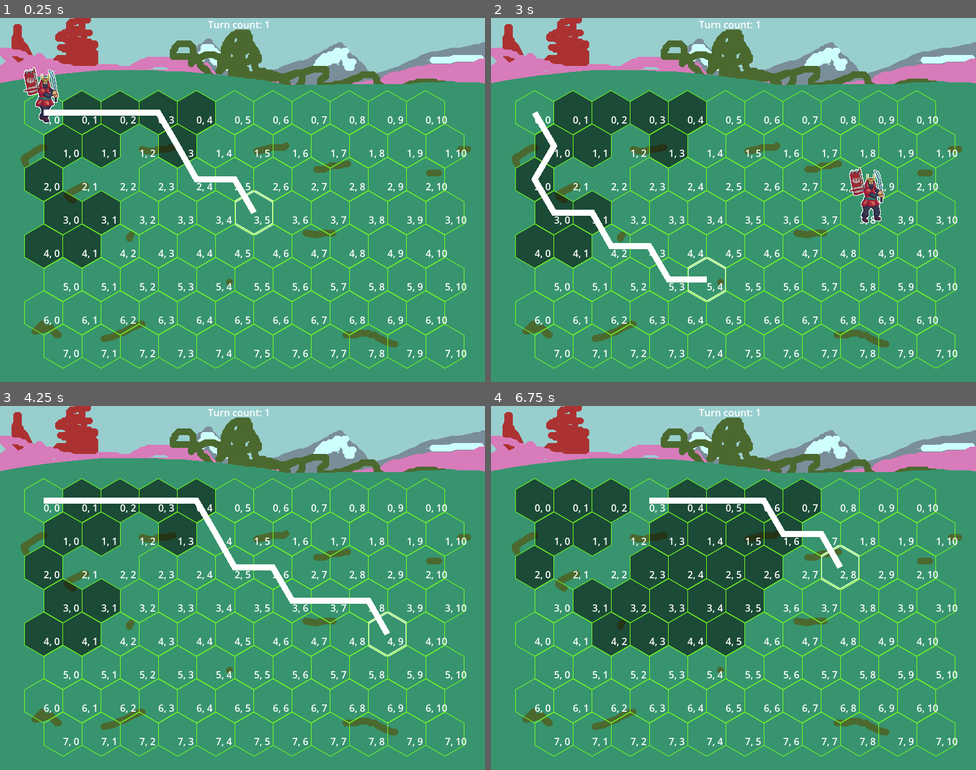
Above: before the commit, frames 1-4 (two rows, left to right).
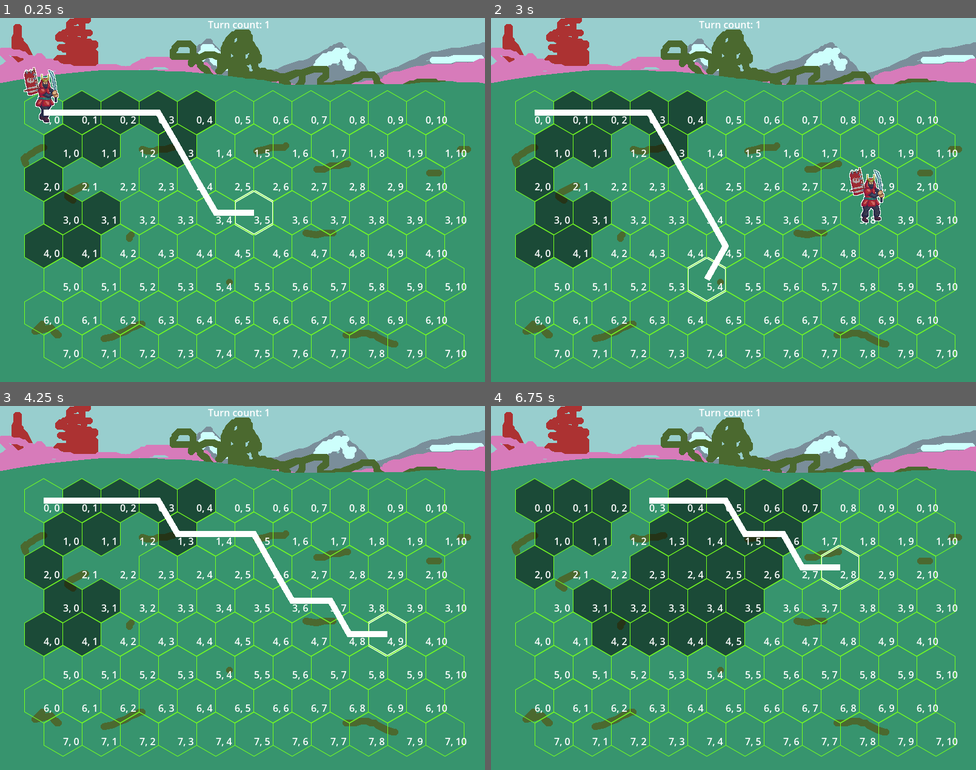
Above: after the commit, the same moments.

Repository: akrupych/nebula
Game: Godot game, scene res://scenes/battle.tscn
Two runs of this game, one before a commit and one after it. Both use one fixed random seed, a clock stepped at 60 frames per second and the inputs below.
Inputs (mouse positions are in pixels of both pictures, inside the frame that each line leads up to):
- Up to frame 1 (0.25 s): no input
- Up to frame 2 (3 s): move the mouse to (840, 181) at 0.52 s; click (840, 181) at 0.67 s; move the mouse to (636, 218) at 1.27 s; click (636, 218) at 1.42 s; move the mouse to (782, 119) at 2.02 s; click (782, 119) at 2.17 s; move the mouse to (709, 272) at 2.77 s; click (709, 272) at 2.92 s
- Up to frame 3 (4.25 s): move the mouse to (388, 642) at 3.52 s; click (388, 642) at 3.67 s
- Up to frame 4 (6.75 s): move the mouse to (588, 533) at 4.27 s; click (588, 533) at 4.42 s; move the mouse to (757, 588) at 5.02 s; click (757, 588) at 5.17 s; tap Enter at 5.75 s; move the mouse to (660, 497) at 5.77 s; click (660, 497) at 5.92 s; move the mouse to (840, 569) at 6.52 s; click (840, 569) at 6.67 s

The runs differ from the first frame. In frame 1, 0.5% of the frame differs, in the area x 40-53%, y 43-55%; in frame 2, 2.0%, in the area x 8-49%, y 25-73%; in frame 3, 1.4%; in frame 4, 0.9%.

Commit message:
changed a* to 2d

Diff:
--- a/scripts/game.gd
+++ b/scripts/game.gd
@@ -14,7 +14,7 @@
 # todo rename to underscore without whitespace
 const HEXAGON_FILLED_TEXTURE = preload("res://sprites/hexagon filled.png")
 
-var a_star: AStar3D = AStar3D.new()
+var a_star: AStar2D = AStar2D.new()
 
 @onready var units: Array[Unit] = [samurai]
 var turn_order: int = 0
@@ -59,14 +59,14 @@
 		if event.button_index == MOUSE_BUTTON_LEFT and event.is_released() and highlighted_hex != null:
 			is_there_unit_movement = true
 			var start: Hex = units[turn_order].underlying_hex
-			var destination: Hex = get_hex_at_cursor()
+			var destination: Hex = get_hex_at_pos(get_global_mouse_position())
 
-			var id_path: PackedInt64Array = a_star.get_id_path(get_id_by_pos(start.get_grid_coordinates()), get_id_by_pos(destination.get_grid_coordinates()))
+			var id_path: PackedInt64Array = a_star.get_id_path(start.id, destination.id)
 			movement_path = []
 			unit_offset_to_hex = units[turn_order].position - units[turn_order].underlying_hex.position
 			var tween = create_tween()
 			for id in id_path:
-				var next_hex: Hex = grid.get_hex_by_pos(get_pos_by_id(id))
+				var next_hex: Hex = grid.get_hex_by_id(id)
 
 				if next_hex.texture == HEXAGON_FILLED_TEXTURE:
 					tween.chain().tween_property(
@@ -83,60 +83,20 @@
 func show_path(start: Vector2, end: Vector2):
 	var point_offset: Vector2 = Vector2(0, -20)
 
-	var start_hex: Hex = grid.get_hex_by_pos(start)
-	var destination_hex: Hex = grid.get_hex_by_pos(end)
+	var start_hex: Hex = grid.get_hex(start.x, start.y)
+	var end_hex: Hex = grid.get_hex(end.x, end.y)
 
-	if destination_hex != last_navigated and destination_hex != null:
+	if end_hex != last_navigated and end_hex != null:
 		if nav_line != null:
 			self.remove_child(nav_line)
 		nav_line = Line2D.new()
-		var id_path: PackedInt64Array = a_star.get_id_path(get_id_by_pos(start), get_id_by_pos(end))
-		var path_points: Array = [grid.get_hex_by_pos(start).position + point_offset]
+		var id_path: PackedInt64Array = a_star.get_id_path(start_hex.id, end_hex.id)
+		var path_points: Array = [start_hex.position + point_offset]
 		for id in id_path:
-			var pos: Vector2 = get_pos_by_id(id)
-			path_points.append(grid.get_hex_by_pos(pos).position + point_offset)
+			path_points.append(grid.get_hex_by_id(id).position + point_offset)
 		nav_line.points = PackedVector2Array(path_points)
-
-		#print(a_star.get_point_count())
-		#print(a_star.get_point_ids())
-		#print(str(path_points))
 		self.add_child(nav_line)
 		last_navigated = highlighted_hex
-
-func axial_to_oddr(axial: Vector2) -> Vector2:
-	var col = axial.y + (axial.x - (int(axial.x)&1)) / 2
-	var row = axial.x
-	return Vector2(row, col)
-
-func oddr_to_axial(oddr: Vector2) -> Vector2:
-	var q = oddr.y - (oddr.x - (int(oddr.x)&1)) / 2
-	var r = oddr.x
-	return Vector2(r, q)
-
-func cube_to_axial(cube: Vector3) -> Vector2:
-	var q = cube.x
-	var r = cube.y
-	return Vector2(r, q)
-
-func axial_to_cube(axial: Vector2) -> Vector3:
-	var q = axial.y
-	var r = axial.x
-	var s = -q-r
-	return Vector3(q, r, s)
-
-func oddr_to_cube(oddr: Vector2) -> Vector3:
-	return axial_to_cube(oddr_to_axial(oddr))
-
-func cube_to_oddr(cube: Vector3) -> Vector2:
-	return axial_to_oddr(cube_to_axial(cube))
-
-func get_id_by_pos(pos: Vector2) -> int:
-	return pos.x * grid.COLUMNS + pos.y
-
-func get_pos_by_id(id: int) -> Vector2:
-	var column: int = id % grid.COLUMNS
-	var row: int = (id - column) / grid.COLUMNS
-	return Vector2(row, column)
 
 ## Defining hexes that're blocked and units cannot pass through
 func block_hexes():
@@ -152,17 +112,12 @@
 
 ## Preparing AStar2D to work with pathfinding
 func prepare_navigation():
-	var id_counter = 0
 	for i in range(grid.ROWS):
 		for j in range(grid.COLUMNS):
 			var hex: Hex = grid.get_hex(i, j)
-
-			a_star.add_point(id_counter, oddr_to_cube(hex.get_grid_coordinates()))
-			id_counter += 1
+			a_star.add_point(hex.id, hex.position)
 	for id in a_star.get_point_ids():
-		var hex_cube_pos: Vector3 = a_star.get_point_position(id)
-		var hex_pos: Vector2 = cube_to_oddr(hex_cube_pos)
-		var hex: Hex = grid.get_hex_by_pos(hex_pos)
+		var hex: Hex = grid.get_hex_by_id(id)
 		for dir in range(6):
 			var neighbor = hex_neighbor(hex, dir)
 			if !hex.is_blocked and neighbor != null and !neighbor.is_blocked:
@@ -171,7 +126,7 @@
 
 ## Highlight hovered hex using simple shader
 func highlight_hovered():
-	var hex = get_hex_at_cursor()
+	var hex = get_hex_at_pos(get_global_mouse_position())
 	if hex != null:
 		if highlighted_hex != hex and highlighted_hex != null:
 			highlighted_hex.material = null
@@ -182,15 +137,8 @@
 		highlighted_hex.material = null
 	highlighted_hex = hex
 
-## Returns Hex hovered with cursor, if no hex is hovered, then null is returned
-func get_hex_at_cursor() -> Hex:
-	var mouse_coords: Vector2 = get_global_mouse_position()
-
-	return get_hex_at_pos(mouse_coords)
-
 func get_hex_at_pos(position: Vector2) -> Hex:
 	var raycast: PhysicsRayQueryParameters2D = PhysicsRayQueryParameters2D.create(position, position)
-
 	raycast.collide_with_areas = true
 	raycast.hit_from_inside = true
 	var result: Dictionary = get_world_2d().direct_space_state.intersect_ray(raycast)
--- a/scripts/grid.gd
+++ b/scripts/grid.gd
@@ -16,6 +16,8 @@
 func _ready():
 	prepare_grid()
 	delete_initial_hexes()
+	var hex = get_hex_by_id(10)
+	print(str(hex.row) + ":" + str(hex.column))
 
 func prepare_grid():
 	var sample_hex: Hex = hexagon.duplicate()
@@ -23,6 +25,7 @@
 	var offset_right: Vector2 = hexagon_right.position - hexagon.position
 	var offset_down: Vector2 = hexagon_down.position - hexagon.position
 
+	var id = 0
 	for i in range(ROWS):
 		grid.append([])
 		for j in range(COLUMNS):
@@ -32,6 +35,9 @@
 
 			new_hex.column = j
 			new_hex.row = i
+			new_hex.id = id
+
+			id += 1
 			var label = Label.new()
 
 			label.text = str(i) + ", " + str(j)
@@ -54,5 +60,5 @@
 		return grid[row][column]
 	return null
 
-func get_hex_by_pos(pos: Vector2) -> Hex:
-	return get_hex(pos.x, pos.y)
+func get_hex_by_id(id: int) -> Hex:
+	return grid[id / COLUMNS][id % COLUMNS]
--- a/scripts/hex.gd
+++ b/scripts/hex.gd
@@ -3,6 +3,7 @@
 
 @export var row: int
 @export var column: int
+@export var id: int
 @export var is_blocked: bool = false
 
 func _process(_delta):
